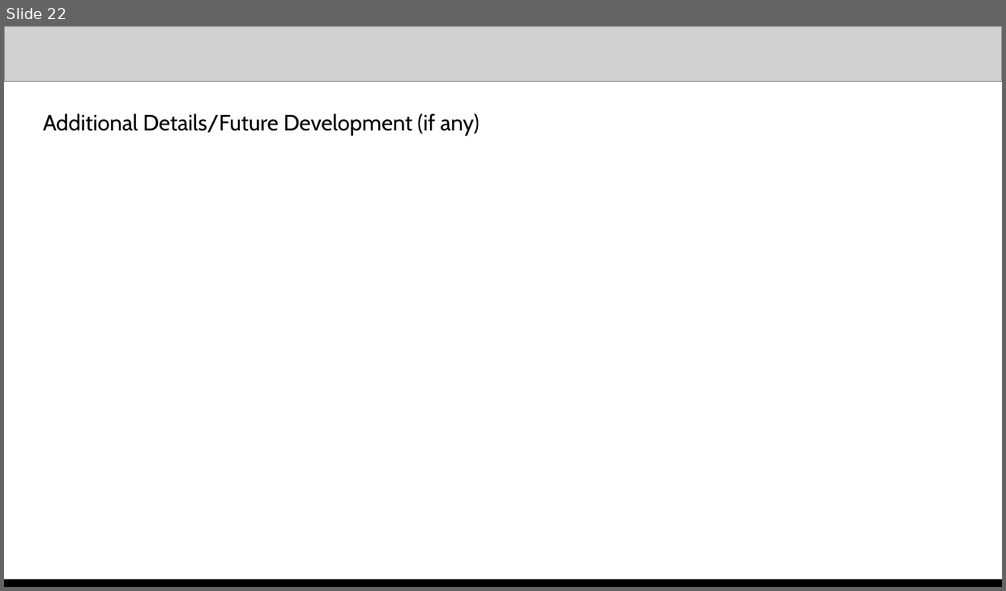
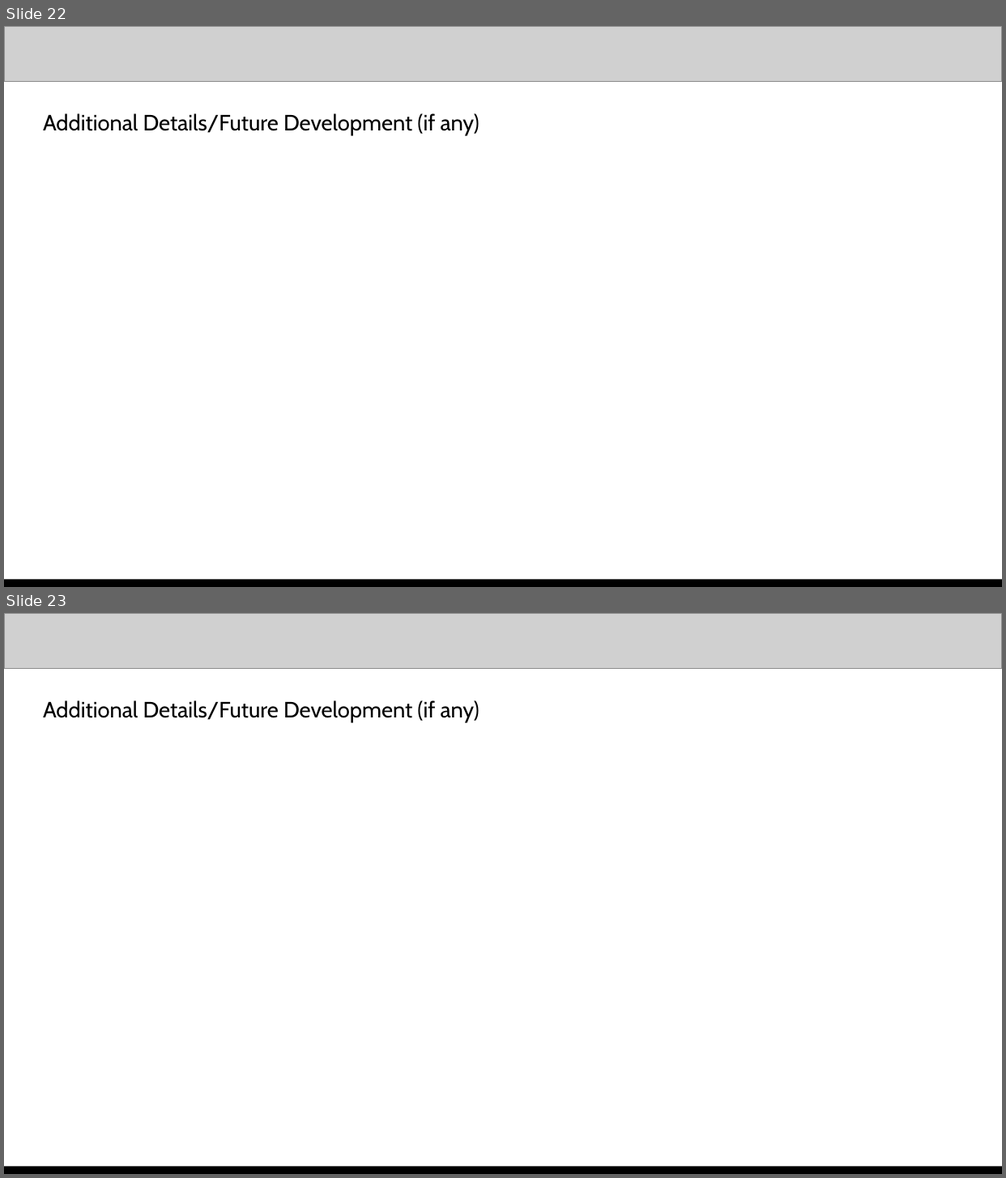
Before and after one commit to shreyash-sharma/tolerance, a slide deck: submission/template_extended.pptx. Shown one above the other, each under a label of ours: slide 22 before the commit, slides 22 and 23 after it. The pictures are 1006x591 and 1006x1178 pixels, drawn with LibreOffice and Linux fonts; fonts in the diff are those of the drawing; grey boxes stand for pictures. Boxes give left, top, right and bottom in pixels: in the first picture for what was removed or moved away, otherwise in the second. Text is boxed around its words. In the diff, an @@ line names an element or a change of style, - is before the commit and + after.

```diff
--- a/submission/template_extended.pptx
+++ b/submission/template_extended.pptx
@@ slide 23 added at (4,613,1002,1174), background #FFFFFF @@
@@ picture added at (4,613,1002,668) @@
@@ text added at (43,700,479,722), 16 pt, text #000000 @@
+Additional Details/Future Development (if any)
@@ picture added at (4,1169,1002,1174) @@
@@ rectangle added at (4,1167,1002,1174), fill #000000 @@
```
Also in this commit, not shown: 3 other slides added, 6 other files.
